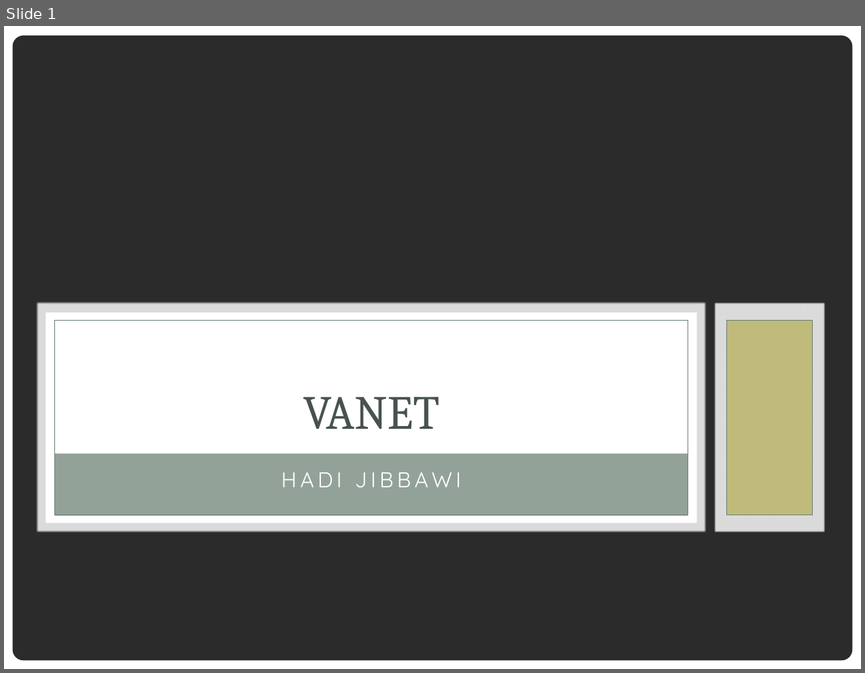
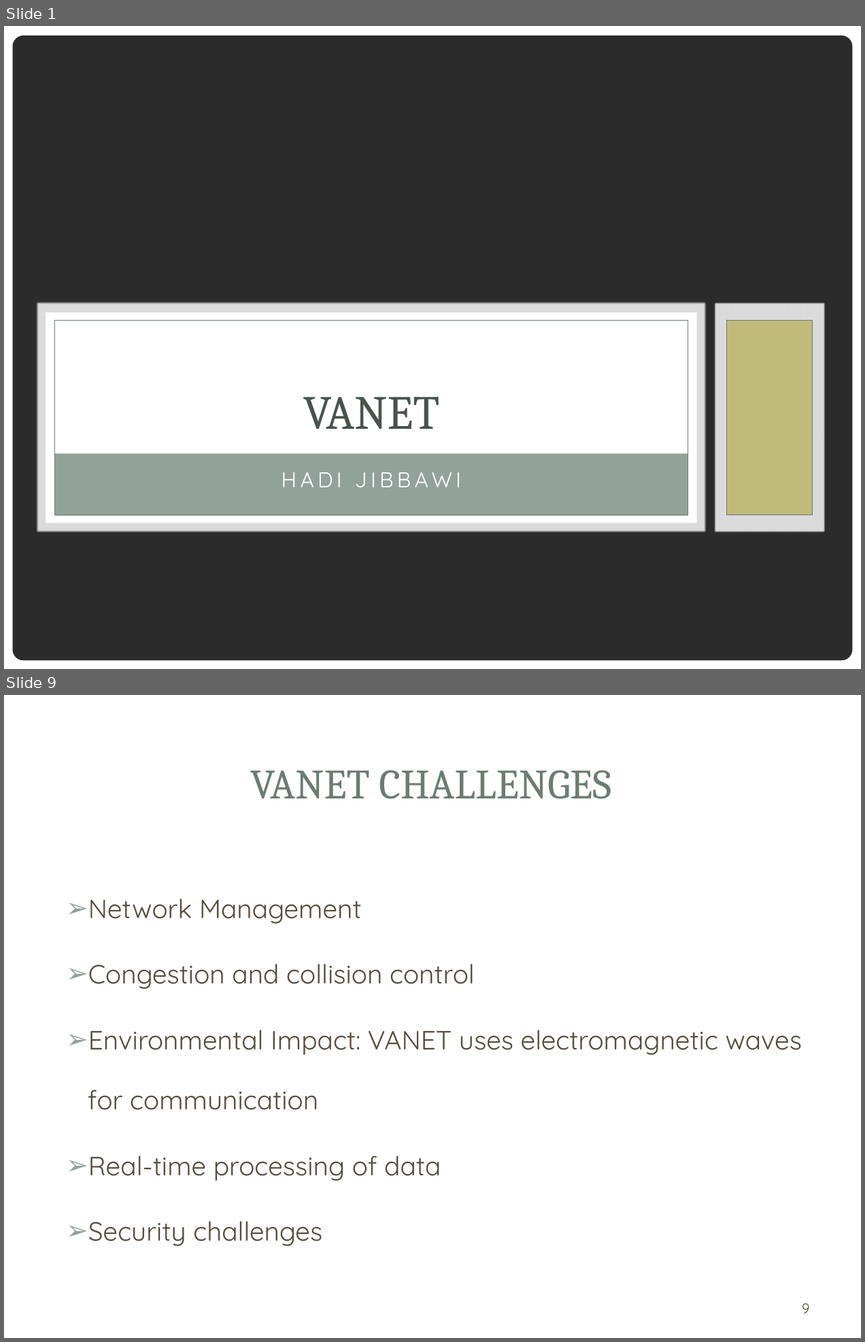
Before and after one commit to HadiJibbawi/uploads, a slide deck: VANET.pptx. Shown one above the other, each under a label of ours: slide 1 before the commit, slides 1 and 9 after it; the slides between them are not shown. The pictures are 865x673 and 865x1342 pixels, drawn with LibreOffice and Linux fonts; fonts in the diff are those of the drawing; background and template pictures are left out; a plain dark background stands for a picture behind light text. Boxes give left, top, right and bottom in pixels: in the first picture for what was removed or moved away, otherwise in the second. Text is boxed around its words. In the diff, an @@ line names an element or a change of style, - is before the commit and + after.

```diff
--- a/VANET.pptx
+++ b/VANET.pptx
@@ slide 9 added at [4,695,861,1338], background picture (left out); not listed: 1 template element that a slide beside it also shows @@
@@ rectangle added at [30,721,835,845], fill #FFFFFF at 83% opacity @@
@@ rectangle added at [39,730,825,834], fill #FFFFFF @@
@@ title added at [250,770,611,799], 35 pt, text #6B7D72 @@
+VANET CHALLENGES
@@ text added at [88,898,802,1246], 22.2 pt, text #564B3C @@
+➢ Network Management
+➢ Congestion and collision control
+➢ Environmental Impact: VANET uses electromagnetic waves for communication
+➢ Real-time processing of data
+➢ Security challenges
@@ page number added at [802,1303,810,1313], 12 pt, text #564B3C @@
+9
```
Also in this commit, not shown: 4 slides changed, 7 other slides added, 2 slides removed.
